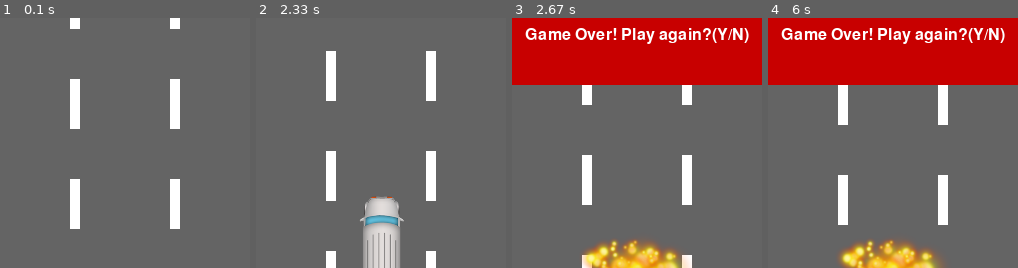
Above: before the commit, frames 1-4 (left to right).
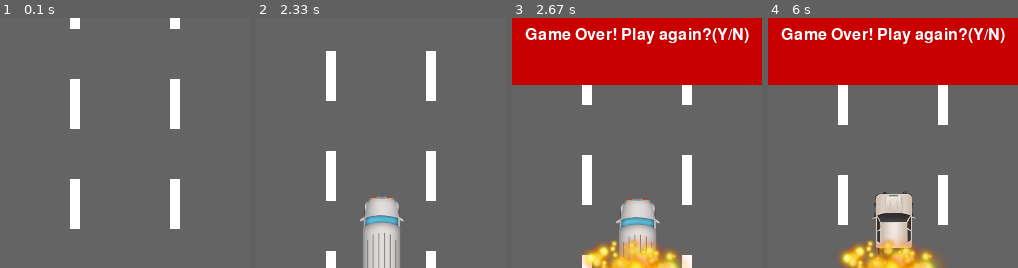
Above: after the commit, the same moments.

Repository: duccanhole/pygame-example
Game: pygame game, started from GameDuaXe/GameDuaXe.py
Two runs of this game, one before a commit and one after it. Both use one fixed random seed, a clock stepped at 60 frames per second and the inputs below.
Inputs:
- Up to frame 1 (0.1 s): no input
- Up to frame 2 (2.33 s): hold Right 0.33-0.8 s; hold Right 0.83-1.3 s; hold Left 1.33-1.87 s; hold Left 1.9-2.3 s
- Up to frame 3 (2.67 s): hold Right from 2.33 s (still down)
- Up to frame 4 (6 s): release Right at 2.97 s; tap Y at 3.5 s; hold Right 3.83-4.3 s; hold Right 4.33-4.8 s; hold Left 4.83-5.37 s; hold Left 5.4-5.8 s; hold Right from 5.83 s (still down)
The pictures show only the part of the screen within x 25-75%, y 17-67%; the shares and areas given below are measured in that part.

Frames 1-2 are identical in both runs. In frame 3, 2.9% of the frame differs, in the area x 41-60%, y 72-97%; in frame 4, 3.1%, in the area x 41-60%, y 69-95%.

Commit message:
add: doc for racing car game

Diff:
--- a/GameDuaXe/GameDuaXe.py
+++ b/GameDuaXe/GameDuaXe.py
@@ -107,15 +107,10 @@
             if event.key == K_RIGHT and player.rect.center[0] < lane_right:
                 player.rect.x += 100
 
-        # Kiểm tra va chạm
-        for verhicle in Vehicle_group:
-            if pygame.sprite.collide_rect(player, verhicle):
-                gameover = True
-
     # Kiểm tra va chạm khi xe đứng im
-    if pygame.sprite.spritecollide(player, Vehicle_group, True):
-        gameover = True
-        crash_rect.center = [player.rect.center[0], player.rect.top]
+    # if pygame.sprite.spritecollide(player, Vehicle_group, True):
+    #     gameover = True
+    #     crash_rect.center = [player.rect.center[0], player.rect.top]
 
     # Vẽ địa hình cỏ
     screen.fill(green)
@@ -171,6 +166,12 @@
     # Vẽ nhóm xe lưu thông
     Vehicle_group.draw(screen)
 
+    # Kiểm tra va chạm
+    for verhicle in Vehicle_group:
+        if pygame.sprite.collide_rect(player, verhicle):
+            gameover = True
+            crash_rect.center = [player.rect.center[0], player.rect.top]
+
     # Hiển thị điểm
     font = pygame.font.Font(pygame.font.get_default_font(), 16)
     text = font.render(f"Score: {score}", True, white)
Not shown, added: GameDuaXe/README.md
